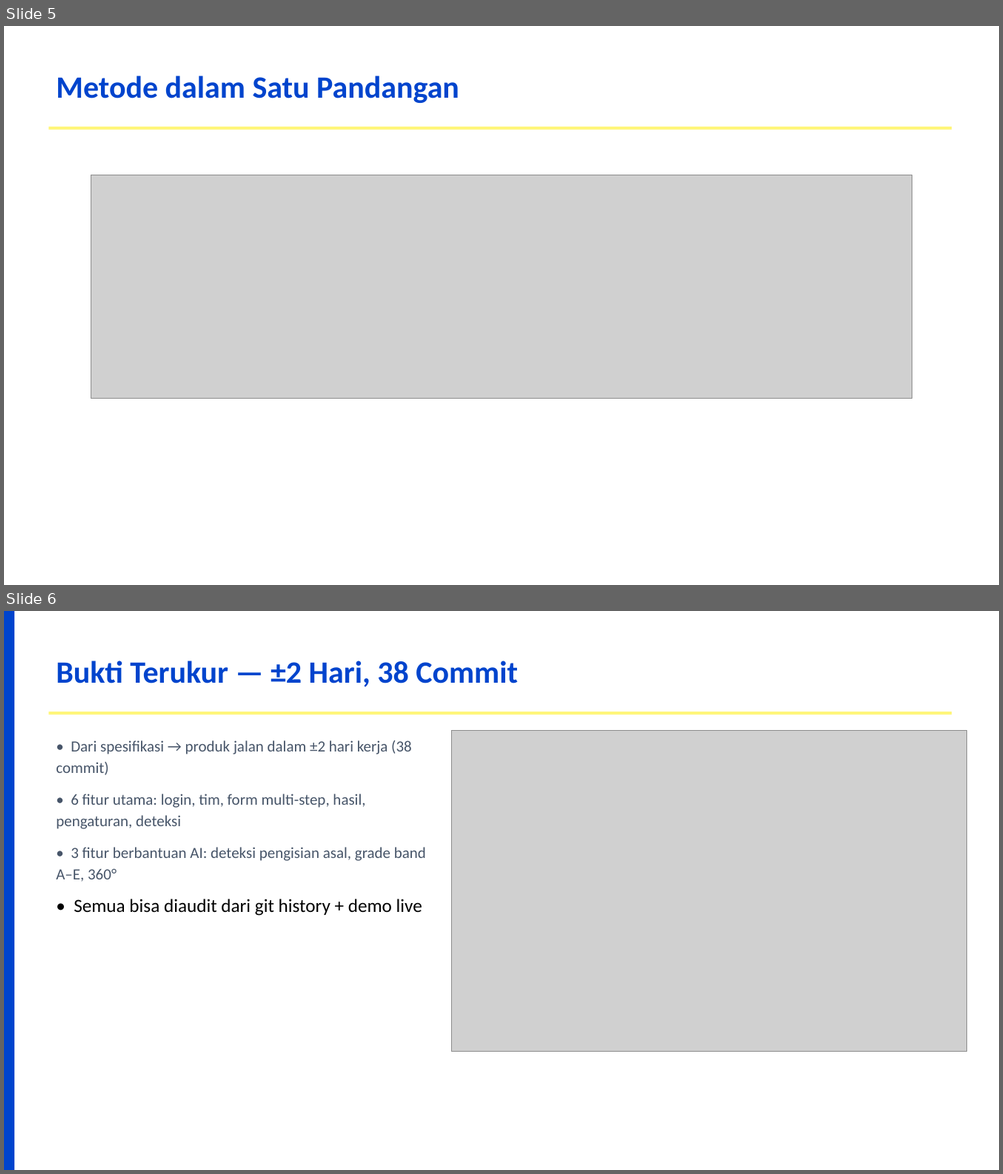
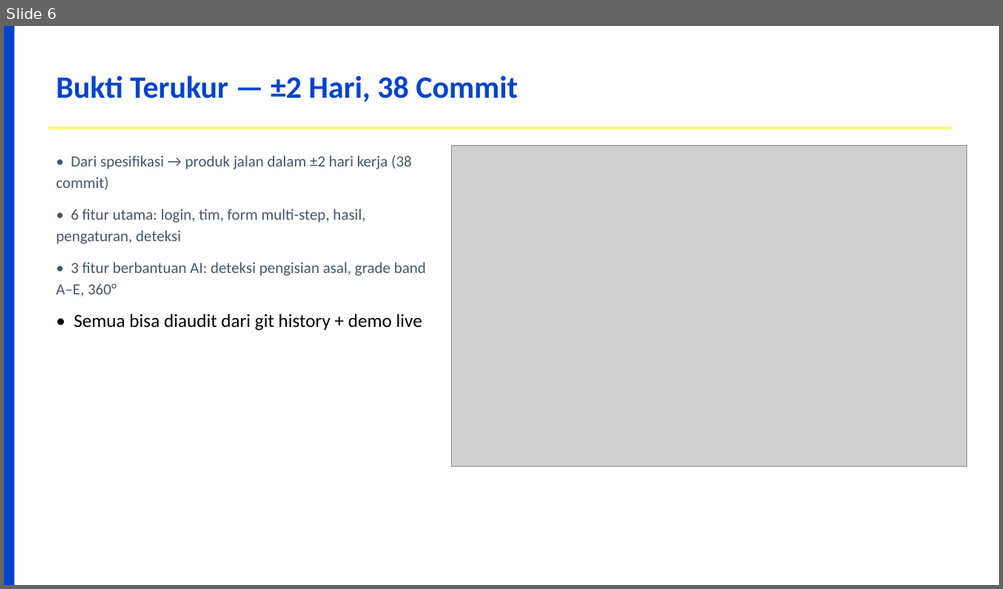
Before and after one commit to dhenta312/hackathon-appraisal, a slide deck: Presentasi-Penilaian-Kinerja.pptx. Shown one above the other, each under a label of ours: slides 5 and 6 before the commit, slide 6 after it. The pictures are 1003x1174 and 1003x589 pixels, drawn with LibreOffice and Linux fonts; fonts in the diff are those of the drawing; grey boxes stand for pictures. Boxes give left, top, right and bottom in pixels: in the first picture for what was removed or moved away, otherwise in the second. Text is boxed around its words. In the diff, an @@ line names an element or a change of style, - is before the commit and + after.

```diff
--- a/Presentasi-Penilaian-Kinerja.pptx
+++ b/Presentasi-Penilaian-Kinerja.pptx
@@ slide 5 removed at [4,26,999,585], background #FFFFFF @@
@@ text removed at [56,76,459,103] @@
-Metode dalam Satu Pandangan
@@ rectangle removed at [48,127,951,130] @@
@@ picture removed at [91,175,912,399] @@
```
Also in this commit, not shown: 6 slides changed, 2 slides added, 1 other slide removed, 3 other files.
